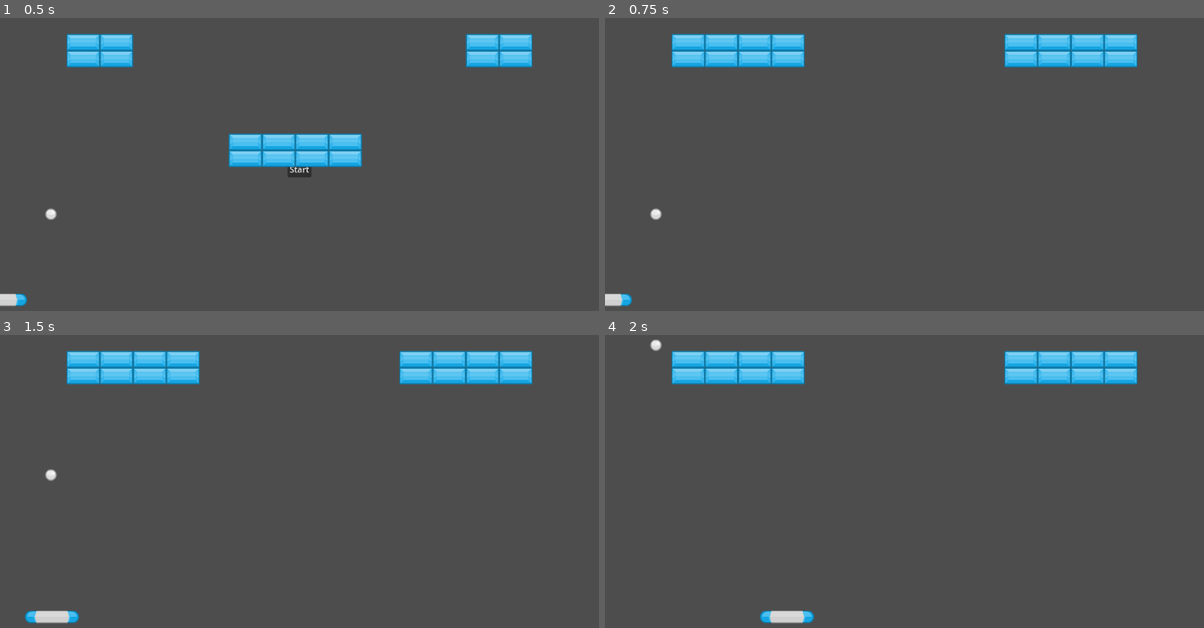
Above: before the commit, frames 1-4 (two rows, left to right).
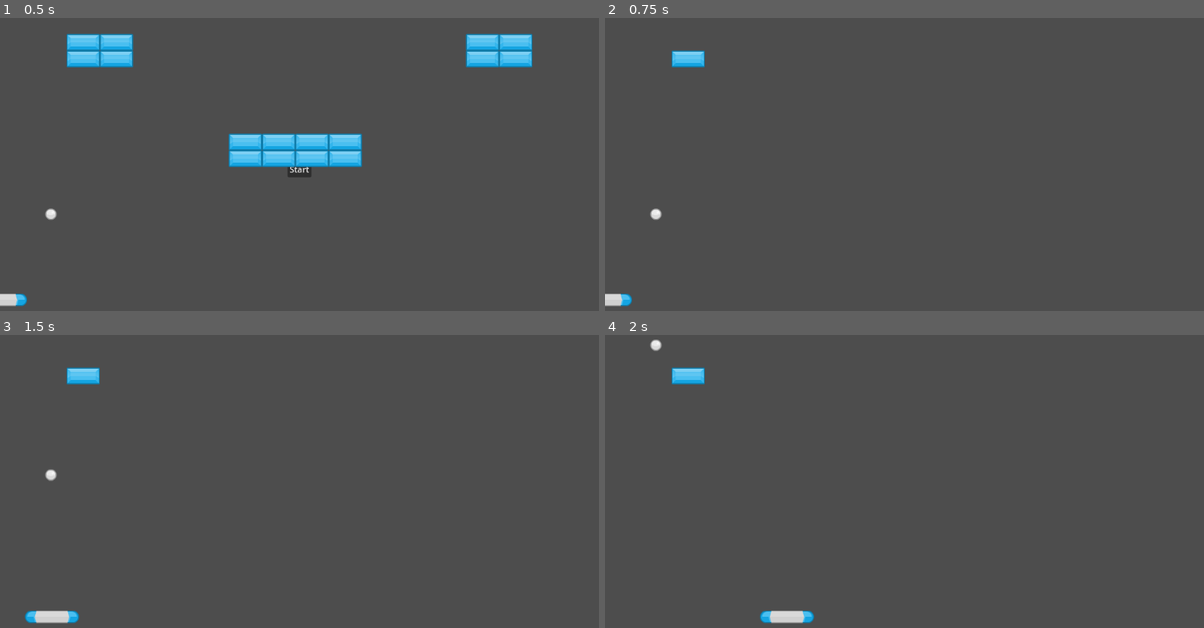
Above: after the commit, the same moments.

Repository: Quinn-Donnelly/breakout
Game: Godot game, scene res://scene/levels/LevelTwo.tscn
Two runs of this game, one before a commit and one after it. Both use one fixed random seed, a clock stepped at 60 frames per second and the inputs below. This scene is started directly instead of the project's main scene.
Inputs:
- Up to frame 1 (0.5 s): no input
- Up to frame 2 (0.75 s): click "Start" at 0.5 s
- Up to frame 3 (1.5 s): tap Enter (init_hit) at 1.25 s; hold D (move_right) from 1.28 s (still down); hold Enter (init_hit) from 1.28 s (still down)
- Up to frame 4 (2 s): keep holding D (move_right); keep holding Enter (init_hit)

Frame 1 is identical in both runs. In frame 2, 4.8% of the frame differs, in the area x 11-89%, y 5-17%; in frame 3, 4.8%; in frame 4, 4.8%.

Commit message:
feat: level transition on all blocks destroyed

Diff:
--- a/components/event_bus.gd
+++ b/components/event_bus.gd
@@ -4,4 +4,7 @@
 ## Ball
 signal initial_hit
 
+## Level
+signal level_complete
+
 @warning_ignore_restore("unused_signal")
--- a/components/level.gd
+++ b/components/level.gd
@@ -6,6 +6,7 @@
 
 func _ready() -> void:
 	EventBus.initial_hit.connect(self._start_level)
+	tiles.child_exiting_tree.connect(self._on_tile_destroyed)
 
 func _start_level() -> void:
 	var movement: Movement = initialBall.get_meta(Constants.MOVEMENT_COMPONENT)
@@ -13,3 +14,8 @@
 		push_warning("ball doesn't have movement components")
 
 	movement.initial_hit()
+
+
+func _on_tile_destroyed(_node: Node) -> void:
+	if tiles.get_child_count() == 1:
+		EventBus.level_complete.emit()
--- a/scene/levels/LevelOne.tscn
+++ b/scene/levels/LevelOne.tscn
@@ -5,9 +5,10 @@
 [ext_resource type="PackedScene" uid="uid://cr80flhqcln88" path="res://scene/ball/ball.tscn" id="2_0x2tk"]
 [ext_resource type="PackedScene" uid="uid://dfjh1derk52a0" path="res://scene/brick/brick.tscn" id="3_41psm"]
 
-[node name="LevelOne" type="Node2D" node_paths=PackedStringArray("initialBall")]
+[node name="LevelOne" type="Node2D" node_paths=PackedStringArray("initialBall", "tiles")]
 script = ExtResource("1_j8xo1")
 initialBall = NodePath("Ball")
+tiles = NodePath("Bricks")
 
 [node name="Player" parent="." instance=ExtResource("1_x22wy")]
 position = Vector2(0, 576)
@@ -21,48 +22,3 @@
 
 [node name="Brick" parent="Bricks" instance=ExtResource("3_41psm")]
 position = Vector2(160, 112)
-
-[node name="Brick2" parent="Bricks" instance=ExtResource("3_41psm")]
-position = Vector2(352, 112)
-
-[node name="Brick3" parent="Bricks" instance=ExtResource("3_41psm")]
-position = Vector2(288, 112)
-
-[node name="Brick4" parent="Bricks" instance=ExtResource("3_41psm")]
-position = Vector2(224, 112)
-
-[node name="Brick5" parent="Bricks" instance=ExtResource("3_41psm")]
-position = Vector2(160, 80)
-
-[node name="Brick6" parent="Bricks" instance=ExtResource("3_41psm")]
-position = Vector2(352, 80)
-
-[node name="Brick7" parent="Bricks" instance=ExtResource("3_41psm")]
-position = Vector2(288, 80)
-
-[node name="Brick8" parent="Bricks" instance=ExtResource("3_41psm")]
-position = Vector2(224, 80)
-
-[node name="Brick9" parent="Bricks" instance=ExtResource("3_41psm")]
-position = Vector2(800, 112)
-
-[node name="Brick10" parent="Bricks" instance=ExtResource("3_41psm")]
-position = Vector2(992, 112)
-
-[node name="Brick11" parent="Bricks" instance=ExtResource("3_41psm")]
-position = Vector2(928, 112)
-
-[node name="Brick12" parent="Bricks" instance=ExtResource("3_41psm")]
-position = Vector2(864, 112)
-
-[node name="Brick13" parent="Bricks" instance=ExtResource("3_41psm")]
-position = Vector2(800, 80)
-
-[node name="Brick14" parent="Bricks" instance=ExtResource("3_41psm")]
-position = Vector2(992, 80)
-
-[node name="Brick15" parent="Bricks" instance=ExtResource("3_41psm")]
-position = Vector2(928, 80)
-
-[node name="Brick16" parent="Bricks" instance=ExtResource("3_41psm")]
-position = Vector2(864, 80)
--- a/scene/levels/LevelTwo.tscn
+++ b/scene/levels/LevelTwo.tscn
@@ -5,9 +5,10 @@
 [ext_resource type="PackedScene" uid="uid://cr80flhqcln88" path="res://scene/ball/ball.tscn" id="2_davli"]
 [ext_resource type="PackedScene" uid="uid://dfjh1derk52a0" path="res://scene/brick/brick.tscn" id="3_fu7wl"]
 
-[node name="LevelTwo" type="Node2D" node_paths=PackedStringArray("initialBall")]
+[node name="LevelTwo" type="Node2D" node_paths=PackedStringArray("initialBall", "tiles")]
 script = ExtResource("1_davli")
 initialBall = NodePath("Ball")
+tiles = NodePath("Bricks")
 
 [node name="Player" parent="." instance=ExtResource("1_s1yu5")]
 position = Vector2(0, 576)
--- a/scene/manager/GameManager.tscn
+++ b/scene/manager/GameManager.tscn
@@ -8,9 +8,12 @@
 [node name="GameManager" type="Node"]
 script = ExtResource("1_bfrv2")
 
-[node name="SceenManager" type="Node" parent="."]
+[node name="SceneManager" type="Node" parent="."]
 script = ExtResource("2_5fvq7")
 levels = Array[PackedScene]([ExtResource("3_7v4mr"), ExtResource("4_028nw")])
+
+[node name="SceneTransitionTimer" type="Timer" parent="SceneManager"]
+one_shot = true
 
 [node name="Button" type="Button" parent="."]
 anchors_preset = 8
--- a/scene/manager/game_manager.gd
+++ b/scene/manager/game_manager.gd
@@ -2,7 +2,7 @@
 
 var gameStart: bool = false
 @onready var button: Button = $Button
-@onready var sceneManager: SceneManager = $SceenManager
+@onready var sceneManager: SceneManager = $SceneManager
 
 
 func _ready() -> void:
--- a/scene/manager/scene_manager.gd
+++ b/scene/manager/scene_manager.gd
@@ -4,8 +4,13 @@
 
 ## Levels in order to load
 @export var levels: Array[PackedScene]
+@onready var sceneTransitionTimer: Timer = $SceneTransitionTimer
 var currentSceneIndex: int = 0
 var levelLoaded: bool = false
+
+func _ready() -> void:
+	EventBus.level_complete.connect(self._on_level_complete)
+	sceneTransitionTimer.timeout.connect(self._on_scene_transition_timer_timeout)
 
 func load_next_level() -> void:
 	if levelLoaded:
@@ -16,3 +21,9 @@
 
 	levelLoaded = true
 	get_tree().change_scene_to_packed(levels[currentSceneIndex])
+
+func _on_level_complete() -> void:
+	sceneTransitionTimer.start()
+
+func _on_scene_transition_timer_timeout() -> void:
+	load_next_level()
